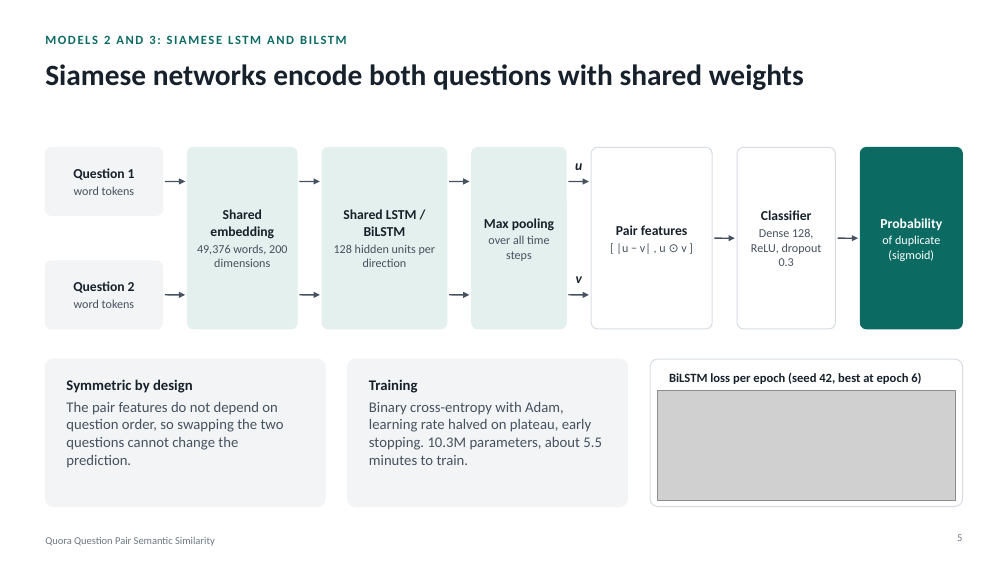
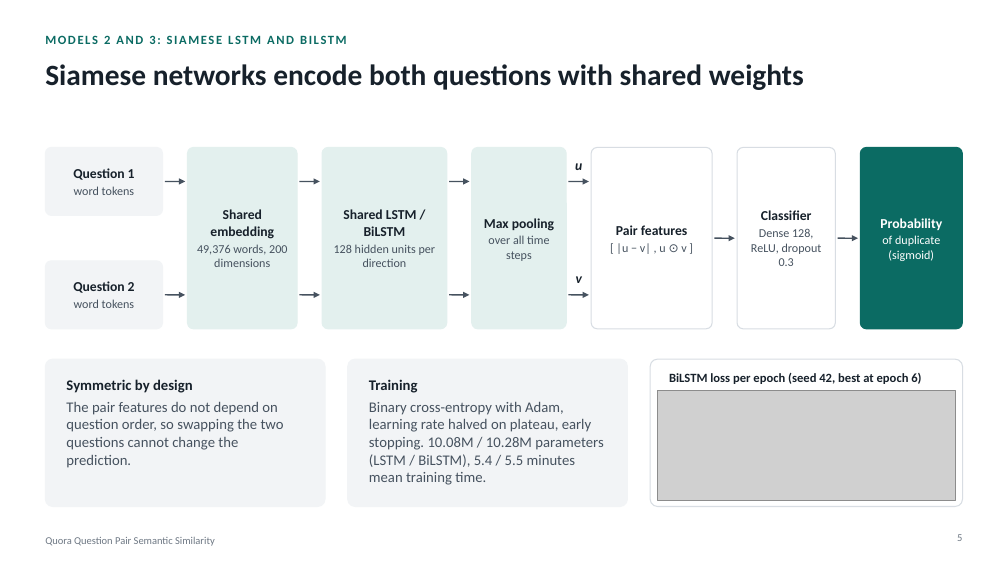
Before and after one commit to SaiPraneeth9955/quora-duplicate-question-detection, a slide deck: slide 5 of presentation/QQP_Duplicate_Question_Detection.pptx. Drawn at 1008x567 pixels with LibreOffice and Linux fonts; fonts in the diff are those of the drawing; grey boxes stand for pictures. Boxes give left, top, right and bottom in pixels: in the first picture for what was removed or moved away, otherwise in the second. Text is boxed around its words. In the diff, an @@ line names an element or a change of style, - is before the commit and + after.

Commit message:
Replace approximate figures with exact values from the results
Fix the false 'under six minutes' LSTM training claim (max run 6.46 min), and state exact gaps, p-values, parameter counts, speed ratios and total run time.

```diff
--- a/presentation/QQP_Duplicate_Question_Detection.pptx
+++ b/presentation/QQP_Duplicate_Question_Detection.pptx
@@ text at box(369, 402, 603, 485): text changed @@
-Binary cross-entropy with Adam, learning rate halved on plateau, early stopping. 10.3M parameters, about 5.5 minutes to train.
+Binary cross-entropy with Adam, learning rate halved on plateau, early stopping. 10.08M / 10.28M parameters (LSTM / BiLSTM), 5.4 / 5.5 minutes mean training time.
```
Also in this commit, not shown: 2 other slides changed, 1 other file.
